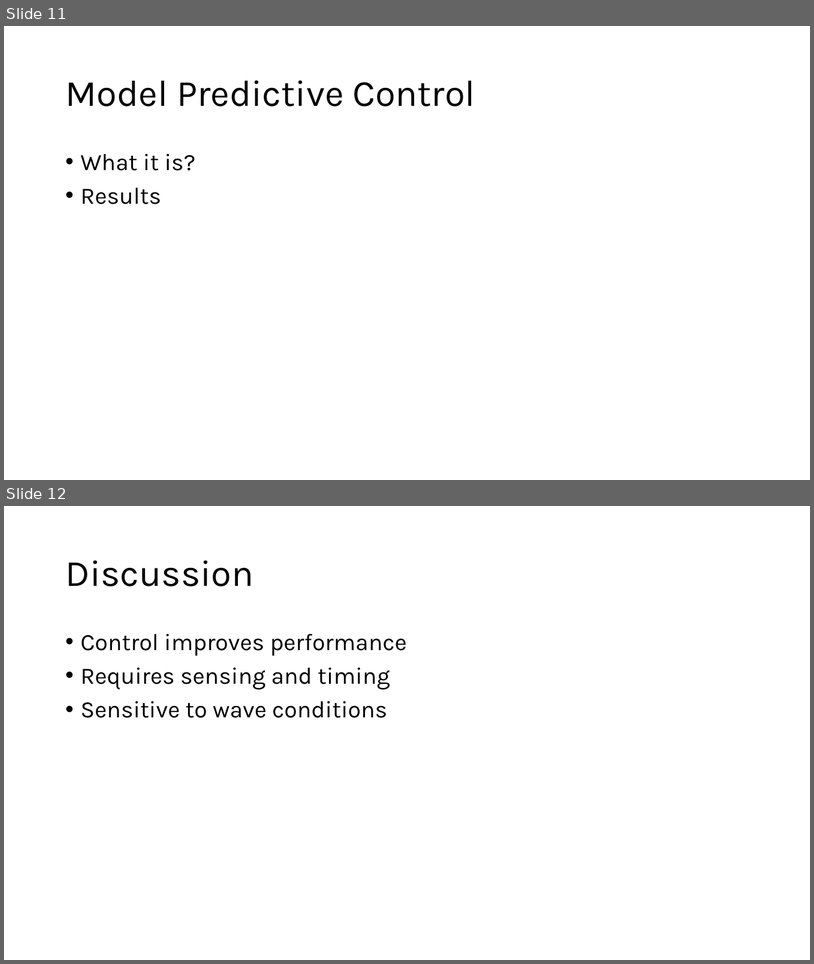
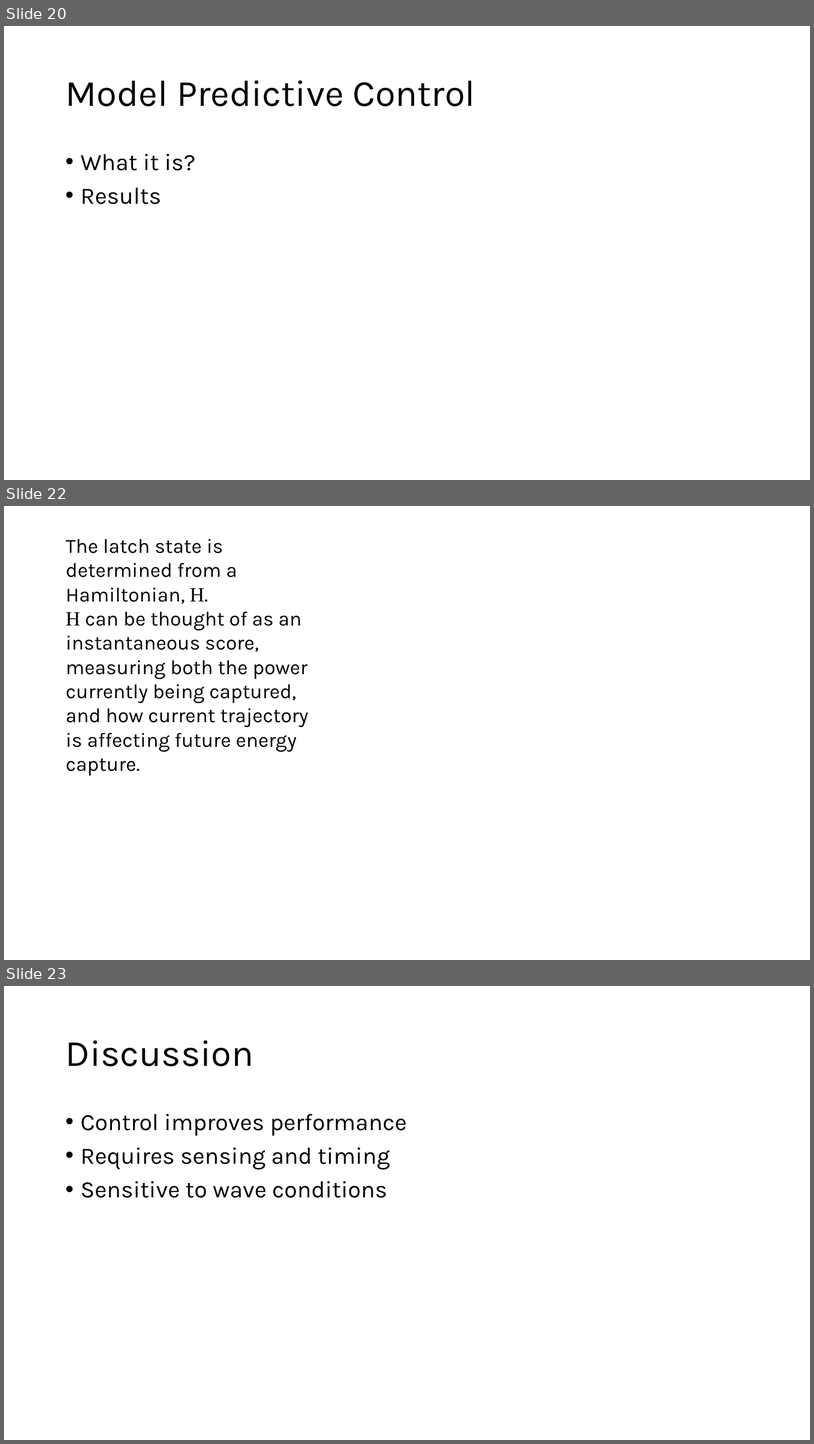
Before and after one commit to lbuckley-jpg/MDM2-Project-2, a slide deck: Presentation/wave_energy_presentation.pptx. Shown one above the other, each under a label of ours: slides 11 and 12 before the commit, slides 20, 22 and 23 after it; the slides between them are not shown. The pictures are 814x964 and 814x1444 pixels, drawn with LibreOffice and Linux fonts; fonts in the diff are those of the drawing. Boxes give left, top, right and bottom in pixels: in the first picture for what was removed or moved away, otherwise in the second. Text is boxed around its words. In the diff, an @@ line names an element or a change of style, - is before the commit and + after.

```diff
--- a/Presentation/wave_energy_presentation.pptx
+++ b/Presentation/wave_energy_presentation.pptx
@@ slide 22 added at [4, 506, 810, 960], background #FFFFFF @@
@@ text added at [66, 539, 309, 775], 24 pt, text #000000 @@
+The latch state is determined from a Hamiltonian, H.
+H can be thought of as an instantaneous score, measuring both the power currently being captured, and how current trajectory is affecting future energy capture.
@@ what was slide 11 is now slide 20 @@
@@ what was slide 12 is now slide 23 @@
```
Also in this commit, not shown: 6 slides changed, 11 other slides added, 1 slide removed, 4 other files.
